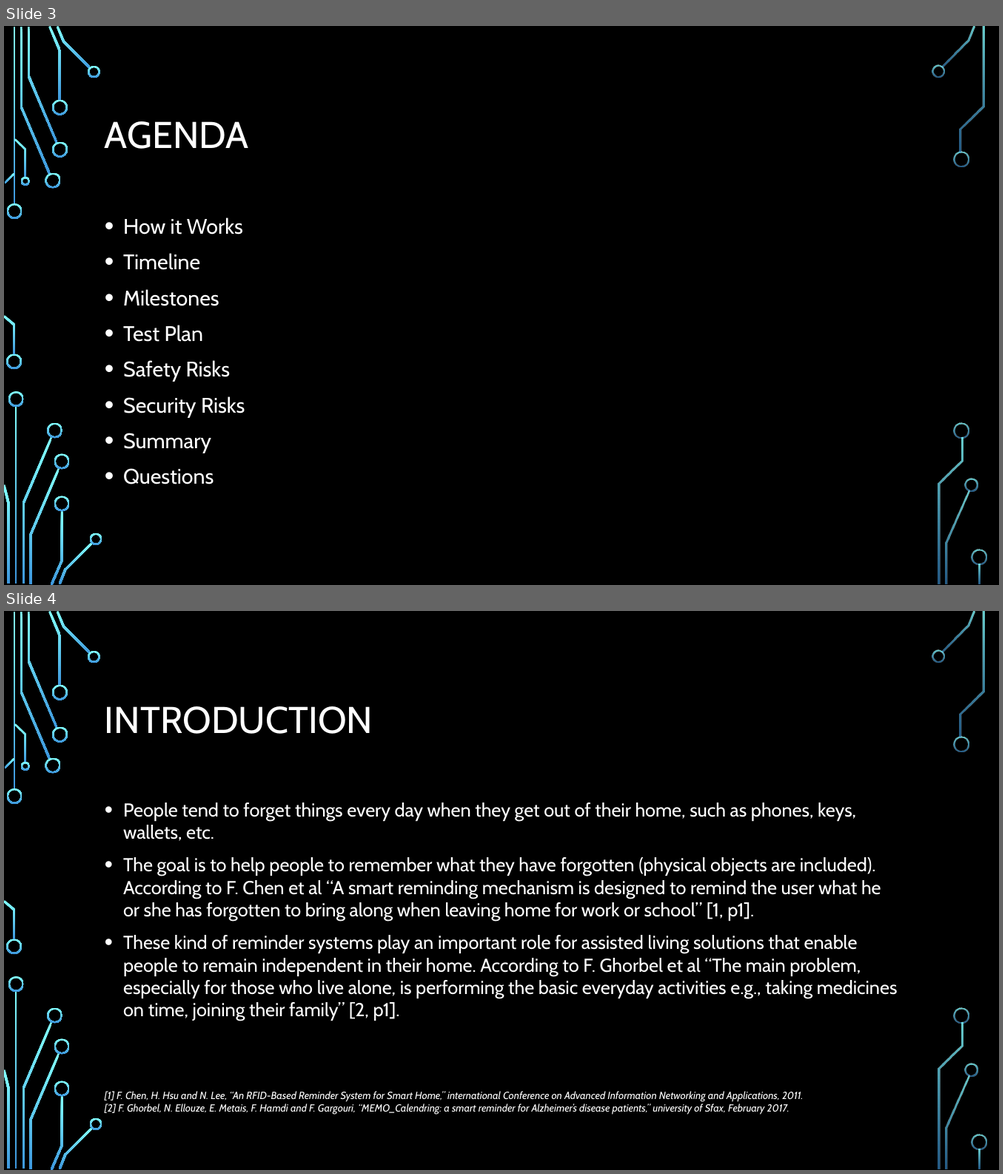
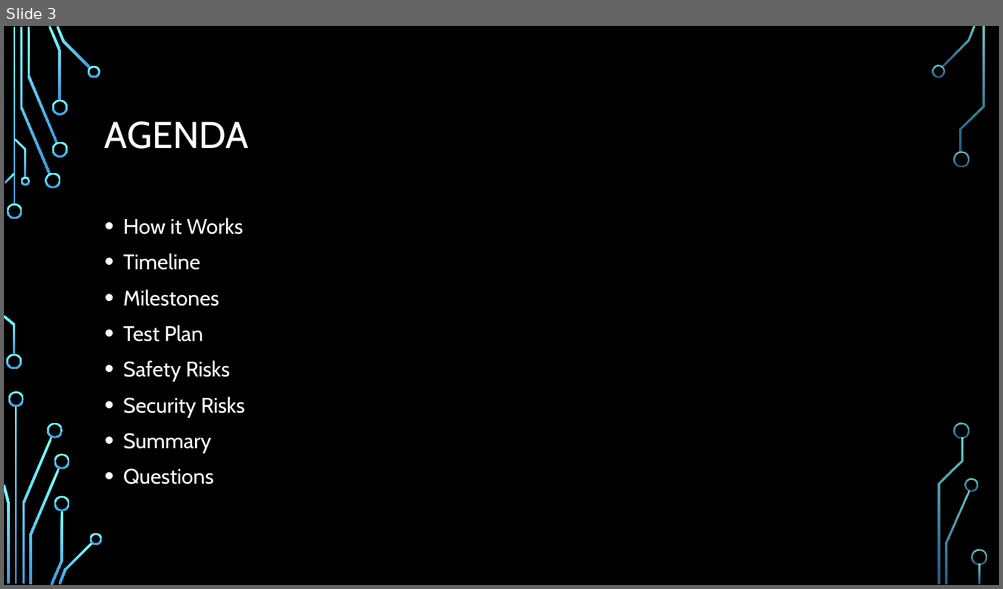
Before and after one commit to dontaylor6000/Group27_Tracker, a slide deck: Documentation/PDR.pptx. Shown one above the other, each under a label of ours: slides 3 and 4 before the commit, slide 3 after it. The pictures are 1003x1174 and 1003x589 pixels, drawn with LibreOffice and Linux fonts; fonts in the diff are those of the drawing; background and template pictures are left out. Boxes give left, top, right and bottom in pixels: in the first picture for what was removed or moved away, otherwise in the second. Text is boxed around its words. In the diff, an @@ line names an element or a change of style, - is before the commit and + after.

Commit message:
Final Final Design and Edited PDR

```diff
--- a/Documentation/PDR.pptx
+++ b/Documentation/PDR.pptx
@@ slide 4 removed at (x1=4, y1=611, x2=999, y2=1170), background picture (left out); not listed: 36 template elements that a slide beside it also shows @@
@@ title removed at (x1=105, y1=706, x2=373, y2=734) @@
-INTRODUCTION
@@ text removed at (x1=123, y1=803, x2=897, y2=1021) @@
-• People tend to forget things every day when they get out of their home, such as phones, keys, wallets, etc.
-• The goal is to help people to remember what they have forgotten (physical objects are included). According to F. Chen et al “A smart reminding mechanism is designed to remind the user what he or she has forgotten to bring along when leaving home for work or school” [1, p1].
-• These kind of reminder systems play an important role for assisted living solutions that enable people to remain independent in their home. According to F. Ghorbel et al “The main problem, especially for those who live alone, is performing the basic everyday activities e.g., taking medicines on time, joining their family” [2, p1].
@@ text removed at (x1=105, y1=1091, x2=803, y2=1115) @@
-[1] F. Chen, H. Hsu and N. Lee, “An RFID-Based Reminder System for Smart Home,” international Conference on Advanced Information Networking and Applications, 2011.
-[2] F. Ghorbel, N. Ellouze, E. Metais, F. Hamdi and F. Gargouri, “MEMO_Calendring: a smart reminder for Alzheimer’s disease patients,” university of Sfax, February 2017.
```
Also in this commit, not shown: 2 slides changed, 5 slides added, 1 other slide removed, 1 other file.
